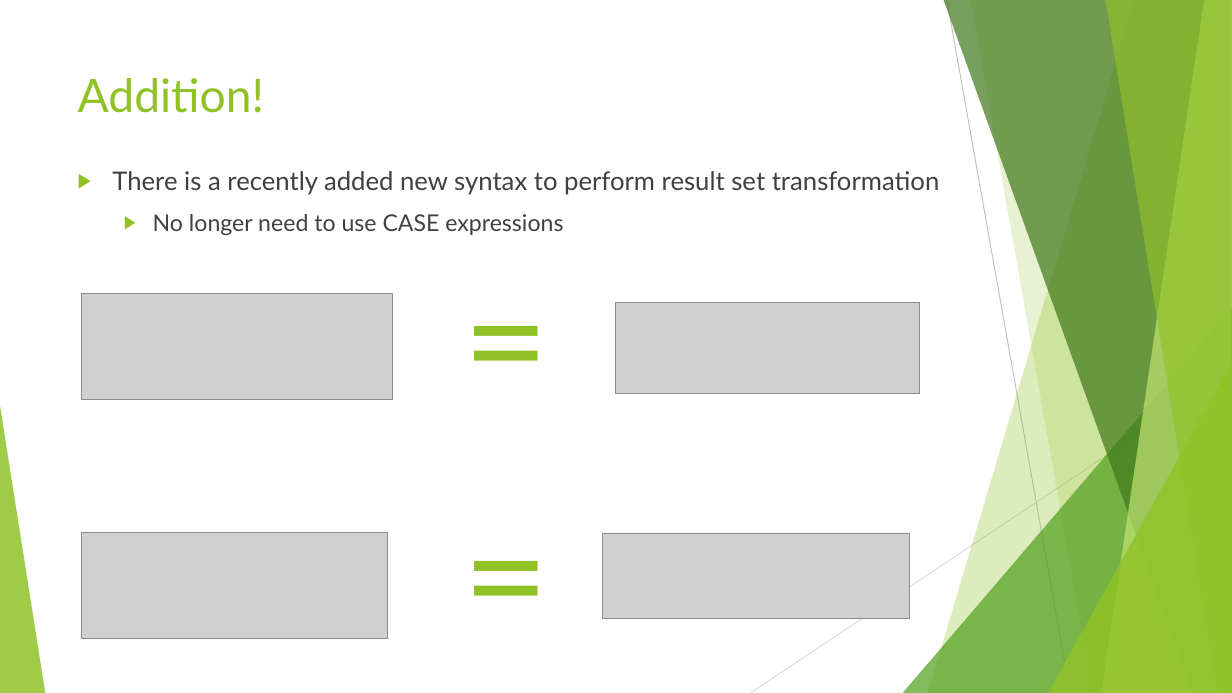
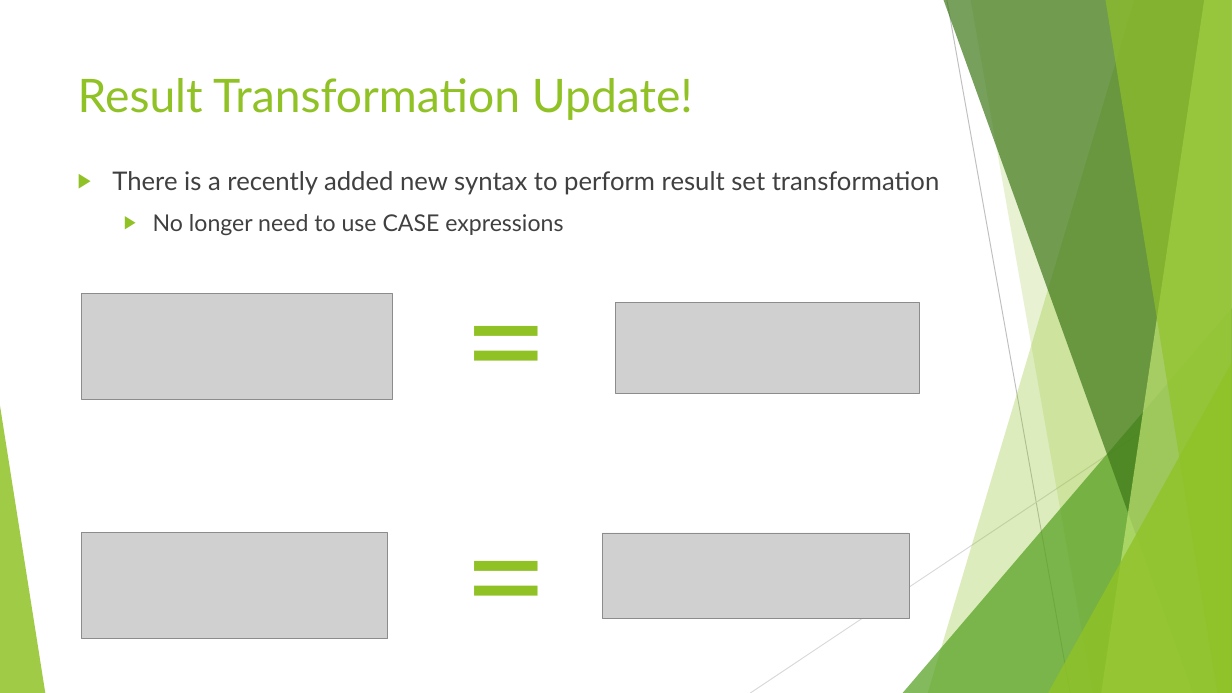
Before and after one commit to seanscott1991/Duke_SQL4DQA, a slide deck: slide 27 of Slides/Week 3 Lecture Slides.pptx. Drawn at 1232x693 pixels with LibreOffice and Linux fonts; fonts in the diff are those of the drawing; grey boxes stand for pictures. Boxes give left, top, right and bottom in pixels: in the first picture for what was removed or moved away, otherwise in the second. Text is boxed around its words. In the diff, an @@ line names an element or a change of style, - is before the commit and + after.

```diff
--- a/Slides/Week 3 Lecture Slides.pptx
+++ b/Slides/Week 3 Lecture Slides.pptx
@@ title at (x1=78, y1=78, x2=693, y2=120): text changed @@
-Addition!
+Result Transformation Update!
```
Also in this commit, not shown: 1 slide added.
